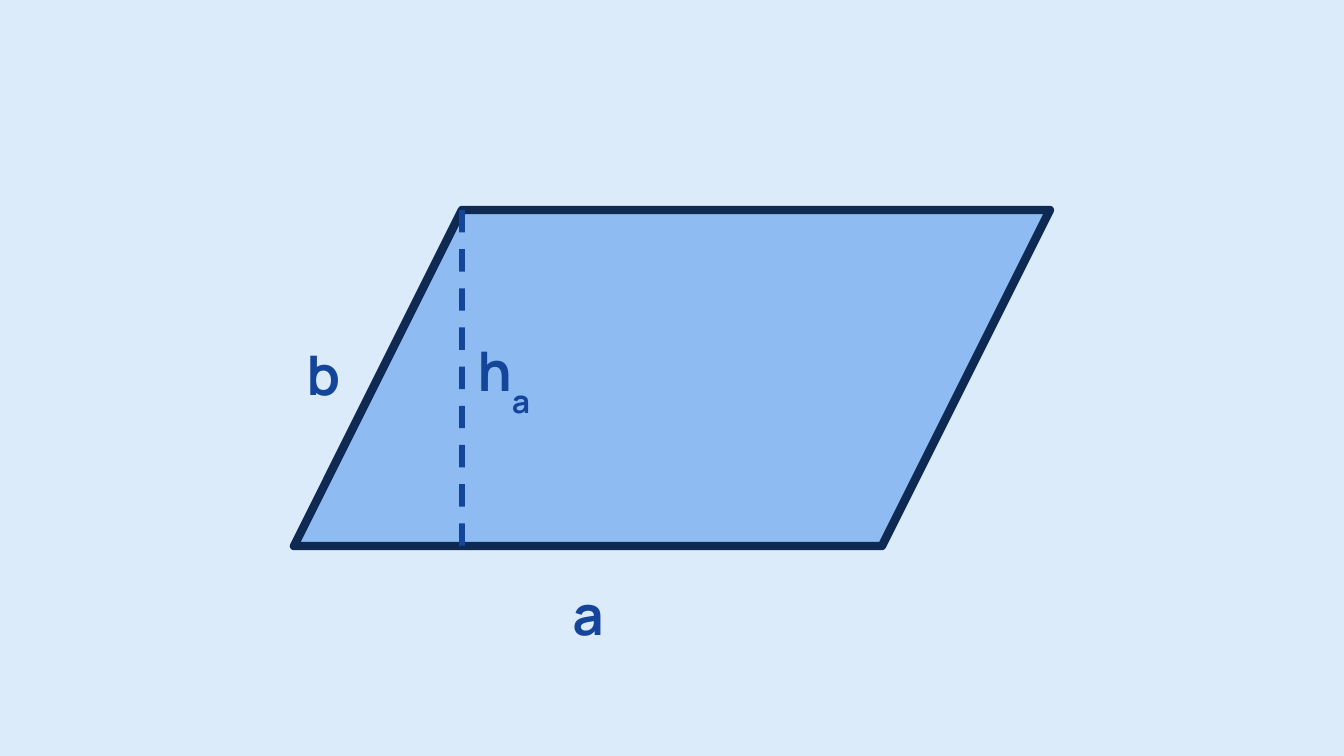
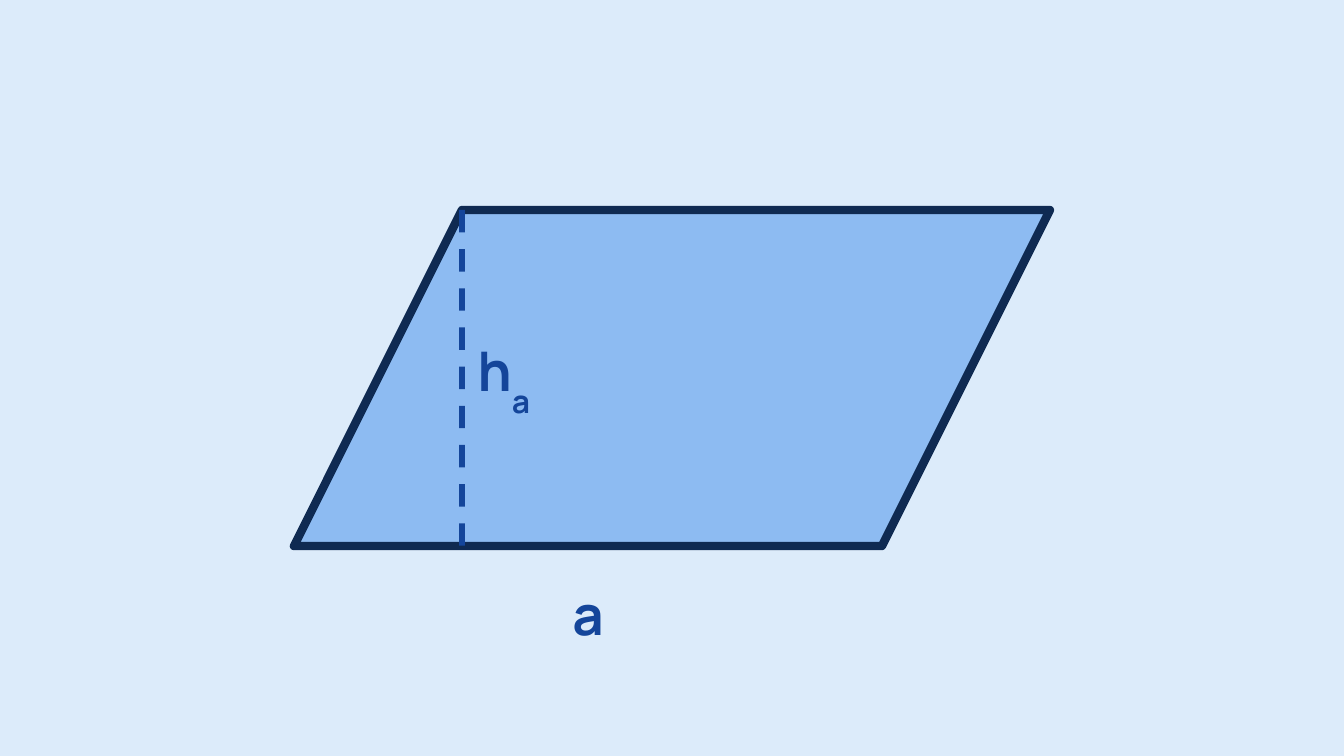
Before and after one commit to arminheske/claudecloud, a slide deck: slide 4 of videoslides/flaecheninhalt-formen.pptx. Drawn at 1344x756 pixels with LibreOffice and Linux fonts; fonts in the diff are those of the drawing. Boxes give left, top, right and bottom in pixels: in the first picture for what was removed or moved away, otherwise in the second. Text is boxed around its words. In the diff, an @@ line names an element or a change of style, - is before the commit and + after.

```diff
--- a/videoslides/flaecheninhalt-formen.pptx
+++ b/videoslides/flaecheninhalt-formen.pptx
@@ text removed at <box>307,355,341,396</box> @@
-b
```
Also in this commit, not shown: 1 other slide changed, 4 slides added, 28 other files.
